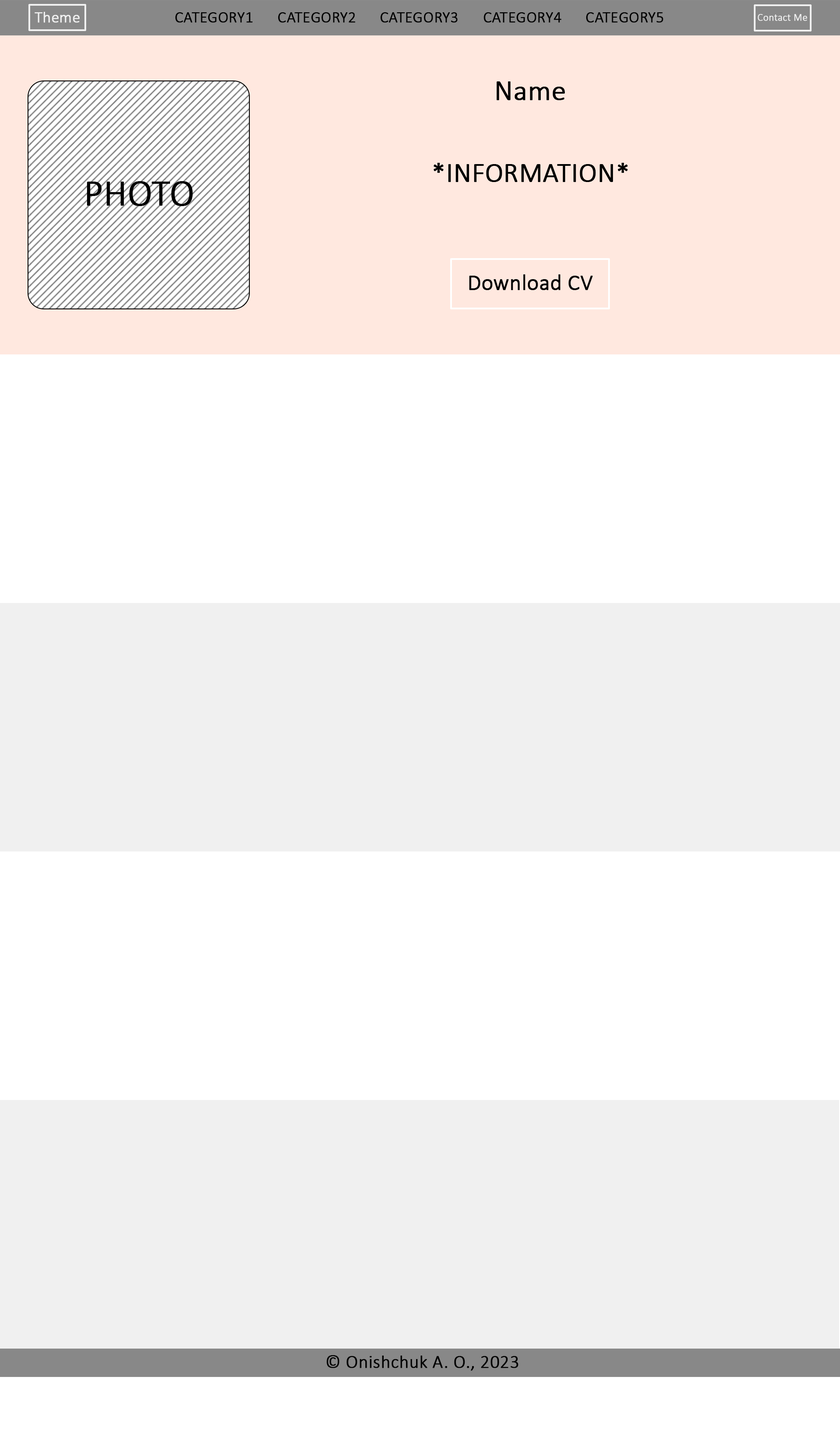
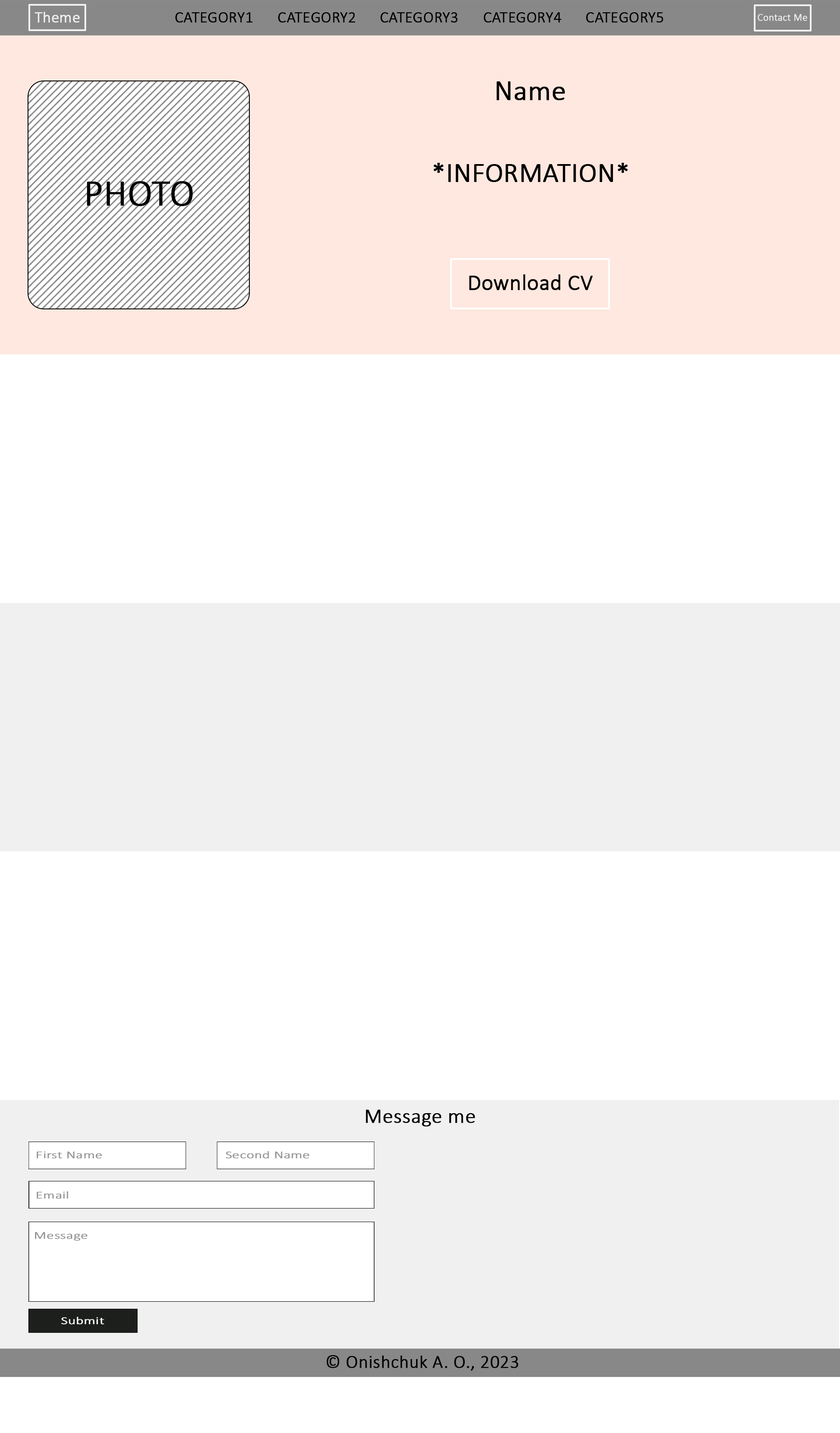
The second w=840, h=1433 image is a revision of the first. Changes to its layers:
added group "Message me" (1st of 2, in "Монтажная область 1" › "content-blocks") with 7 layers in group "content-blocks" over [28, 1109, 476, 1333]
added layer "Message" (55%) in group "Message me" over [34, 1231, 88, 1241]
added layer "Email" (55%) in group "Message me" over [36, 1190, 69, 1199]
added layer "Second Name" (55%) in group "Message me" over [225, 1150, 310, 1159]
added layer "First Name" (55%) in group "Message me" over [36, 1150, 102, 1159]
added layer "Submit" in group "Message me" over [61, 1316, 105, 1325]
added layer "Massage me копия" in group "Message me" over [28, 1141, 375, 1333]
added layer "Message me" (2nd of 2, in "Монтажная область 1" › "content-blocks" › "Message me") in group "Message me" over [365, 1109, 476, 1127]
